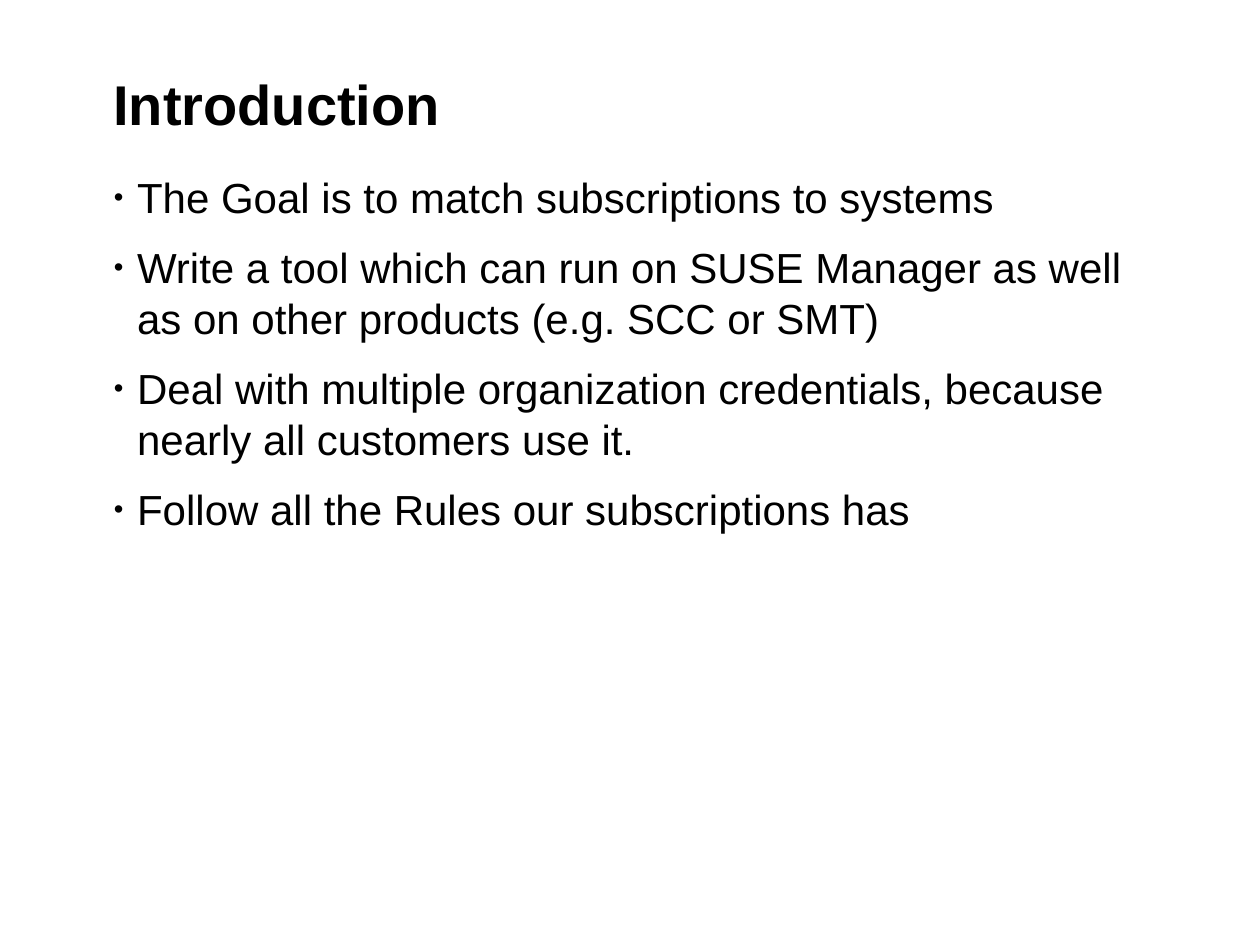
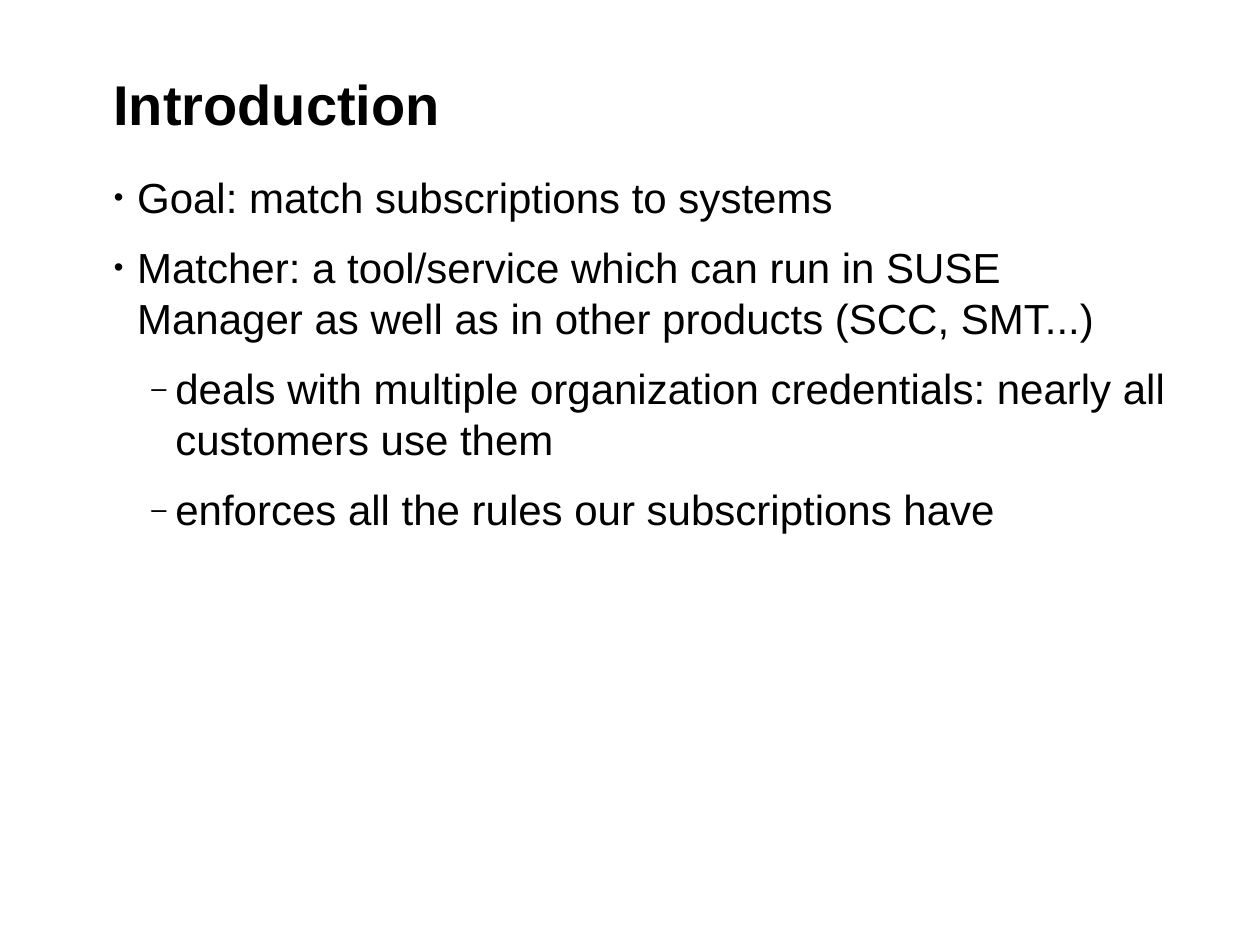
Before and after one commit to hustodemon/subscription-matcher, a slide deck: slide 4 of doc/SubscriptionCounting.odp. Drawn at 1260x945 pixels with LibreOffice and Linux fonts; fonts in the diff are those of the drawing; background and template pictures are left out. Boxes give left, top, right and bottom in pixels: in the first picture for what was removed or moved away, otherwise in the second. Text is boxed around its words. In the diff, an @@ line names an element or a change of style, - is before the commit and + after.

```diff
--- a/doc/SubscriptionCounting.odp
+++ b/doc/SubscriptionCounting.odp
@@ text at <box>137,182,1165,534</box>: text changed @@
-• The Goal is to match subscriptions to systems
-• Write a tool which can run on SUSE Manager as well as on other products (e.g. SCC or SMT)
-• Deal with multiple organization credentials, because nearly all customers use it.
-• Follow all the Rules our subscriptions has
+• Goal: match subscriptions to systems
+• Matcher: a tool/service which can run in SUSE Manager as well as in other products (SCC, SMT...)
+  ‒ deals with multiple organization credentials: nearly all customers use them
+  ‒ enforces all the rules our subscriptions have
```
Also in this commit, not shown: 16 other slides changed, 2 slides added, 1 slide removed.
